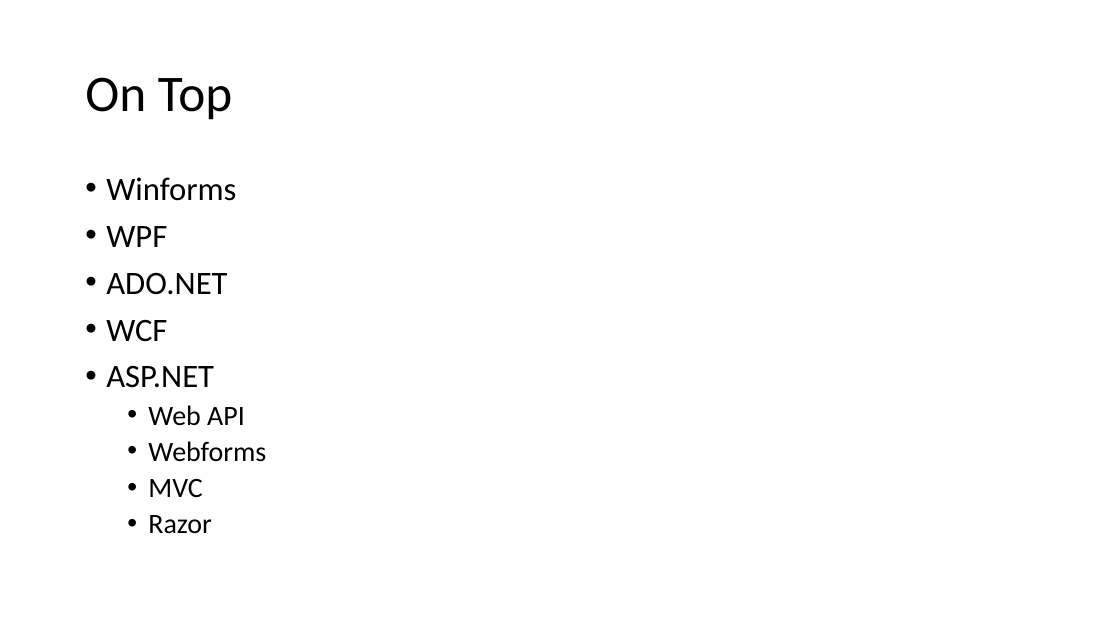
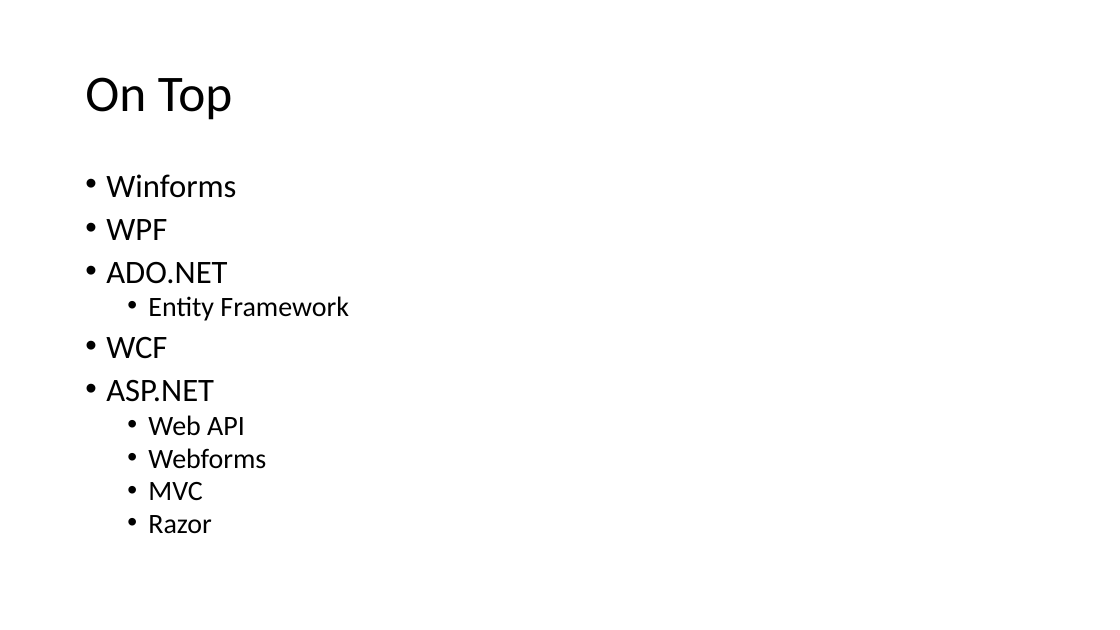
Before and after one commit to ppedvAG/WebformsKurs, a slide deck: slide 4 of 02Basics.pptx. Drawn at 1120x630 pixels with LibreOffice and Linux fonts; fonts in the diff are those of the drawing. Boxes give left, top, right and bottom in pixels: in the first picture for what was removed or moved away, otherwise in the second. Text is boxed around its words. In the diff, an @@ line names an element or a change of style, - is before the commit and + after.

```diff
--- a/02Basics.pptx
+++ b/02Basics.pptx
@@ text at bbox=[106, 174, 266, 534]: line spacing 0.9 to 0.8 @@
@@ text at bbox=[148, 296, 349, 321]: paragraph added @@
+  • Entity Framework
```
Also in this commit, not shown: 9 other files.
